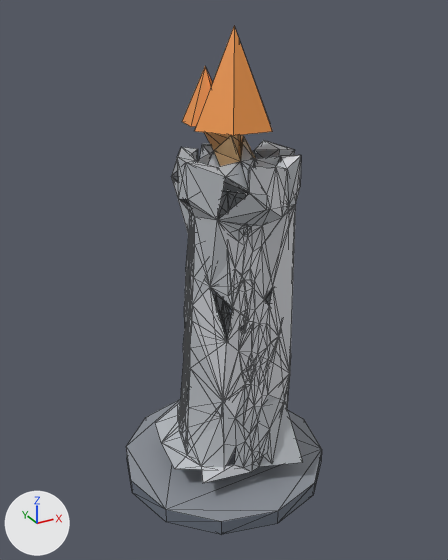
The glTF model docs/univers/archipeo/monuments/modeles/5e-monument-phare-du-large/final-3000.glb as it was, and as the next commit left it.
Rendered twice from a camera (50 mm lens) standing at (-0.84, -1.529, 1.455) and looking at (-0.002, -0.006, 0.693). Lighting does not change. The marker at lower left points along +X, +Y and +Z. The picture after the commit comes second. Mesh edges are drawn as thin lines. Vertices at exactly the same position are counted once.

Objects in the first picture: 'geometry_0'.
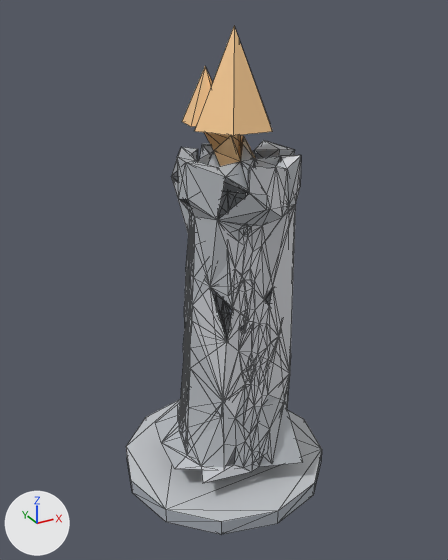
Changed parts and their boxes [x1, y1, x2, y2] in the pictures (448 x 560 px):
part 1 of me_geometry_0, recoloured: [126, 449, 322, 535] in both
part 2 of me_geometry_0, recoloured (orange to beige): [182, 26, 272, 136] in both
part 3 of me_geometry_0, recoloured (grey to light grey): [126, 399, 322, 522] in both

The edits, one by one:
me_geometry_0 has 532 vertices, 1718 faces and spans x -0.34..0.34, y -0.34..0.34, z 0.005..1.412.
me_geometry_0 is used by ob_geometry_0; location (0.0, 0.0, 0.0).
me_geometry_0 part 1: 34 faces centred in x -0.325..0.325, y -0.325..0.325, z 0.005..0.038 are repainted in the vertex colours; the middle colour goes from greyish blue #6b7380 to grey #adb3bc.
me_geometry_0 part 2: 26 faces centred in x -0.077..0.097, y -0.089..0.067, z 1.152..1.239 are repainted in the vertex colours; the middle colour goes from orange #ed9547 to beige #f7c990.
me_geometry_0 part 3: 10 faces centred in x -0.31..0.31, y -0.268..0.268, z 0.055 are repainted in the vertex colours; the middle colour goes from grey #8c9199 to light grey #c4c7cb.
